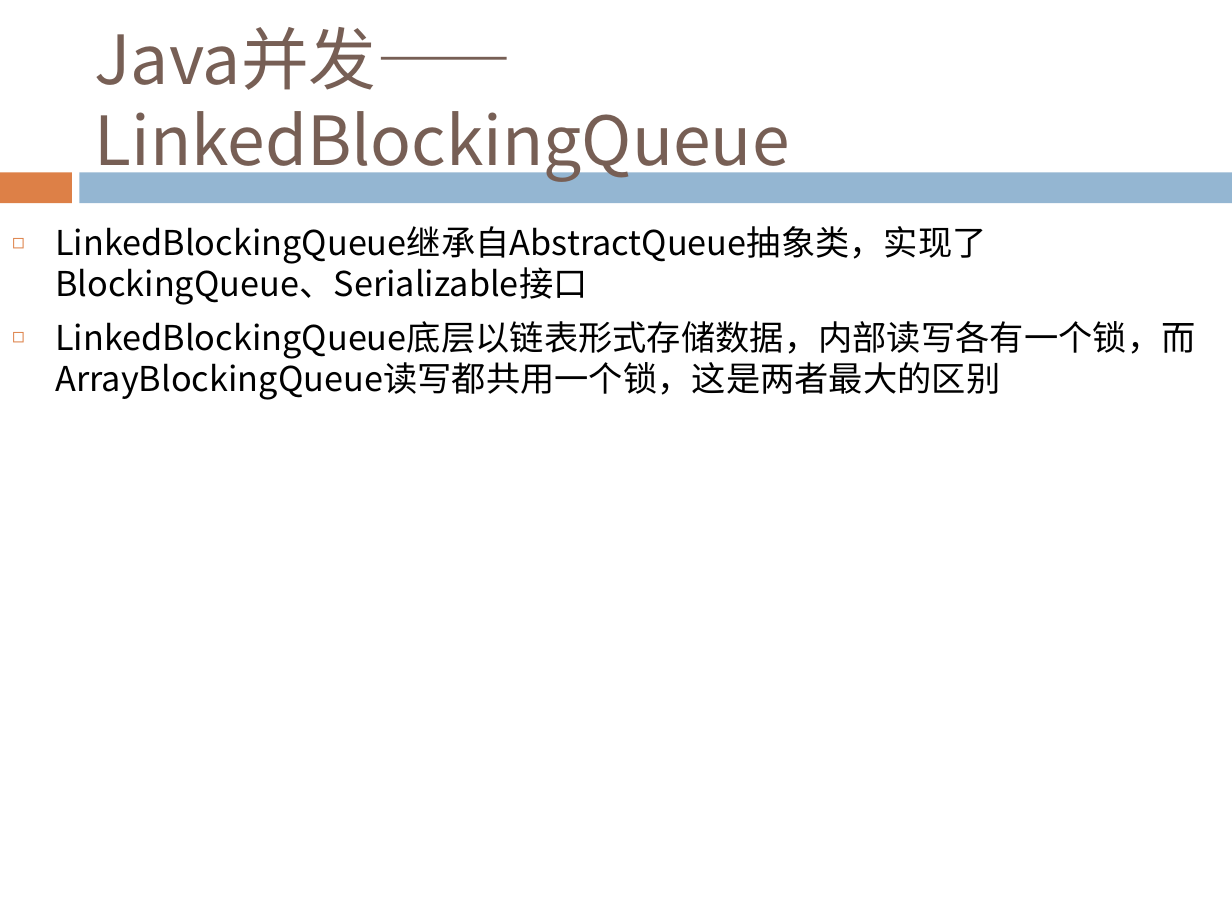
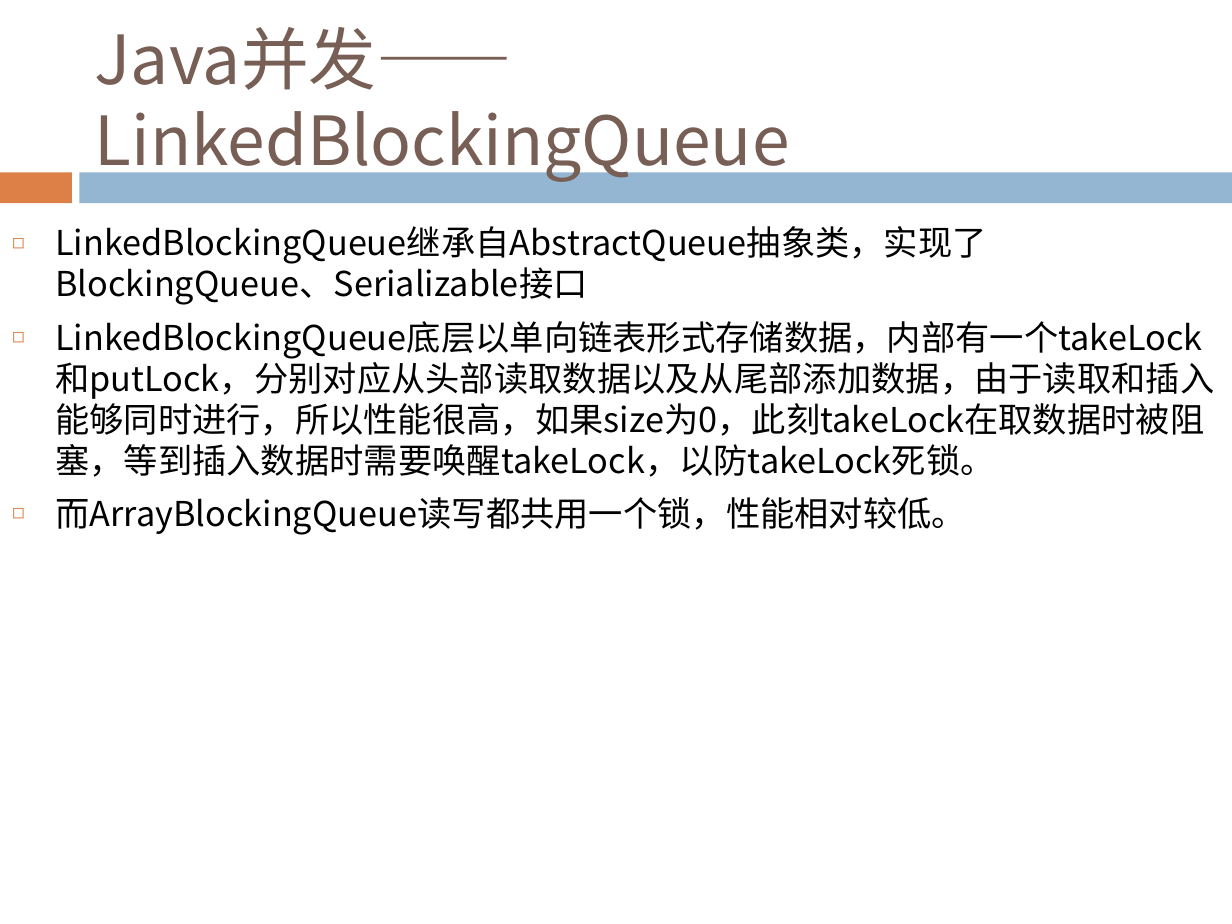
Before and after one commit to Costriod/study, a slide deck: slide 79 of Java基础.pptx. Drawn at 1232x924 pixels with LibreOffice and Linux fonts; fonts in the diff are those of the drawing. Boxes give left, top, right and bottom in pixels: in the first picture for what was removed or moved away, otherwise in the second. Text is boxed around its words. In the diff, an @@ line names an element or a change of style, - is before the commit and + after.

```diff
--- a/Java基础.pptx
+++ b/Java基础.pptx
@@ text at [55, 321, 1214, 535]: text changed @@
-◻ LinkedBlockingQueue底层以链表形式存储数据，内部读写各有一个锁，而ArrayBlockingQueue读写都共用一个锁，这是两者最大的区别
+◻ LinkedBlockingQueue底层以单向链表形式存储数据，内部有一个takeLock和putLock，分别对应从头部读取数据以及从尾部添加数据，由于读取和插入能够同时进行，所以性能很高，如果size为0，此刻takeLock在取数据时被阻塞，等到插入数据时需要唤醒takeLock，以防takeLock死锁。
+◻ 而ArrayBlockingQueue读写都共用一个锁，性能相对较低。
```
Also in this commit, not shown: 5 other slides changed.
